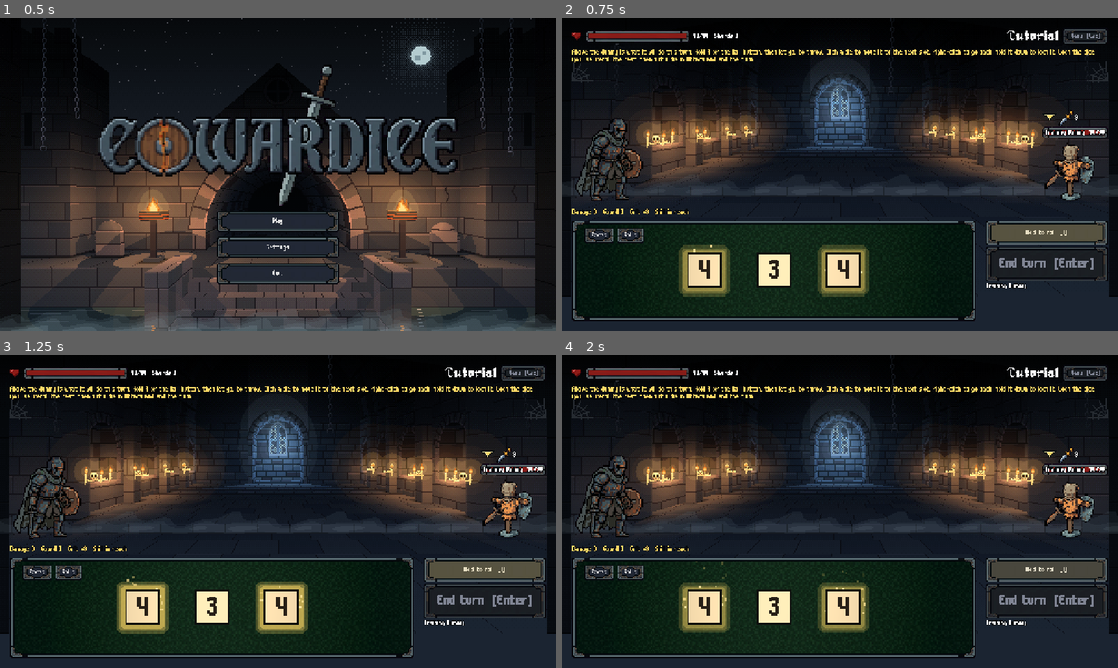
Above: before the commit, frames 1-4 (two rows, left to right).
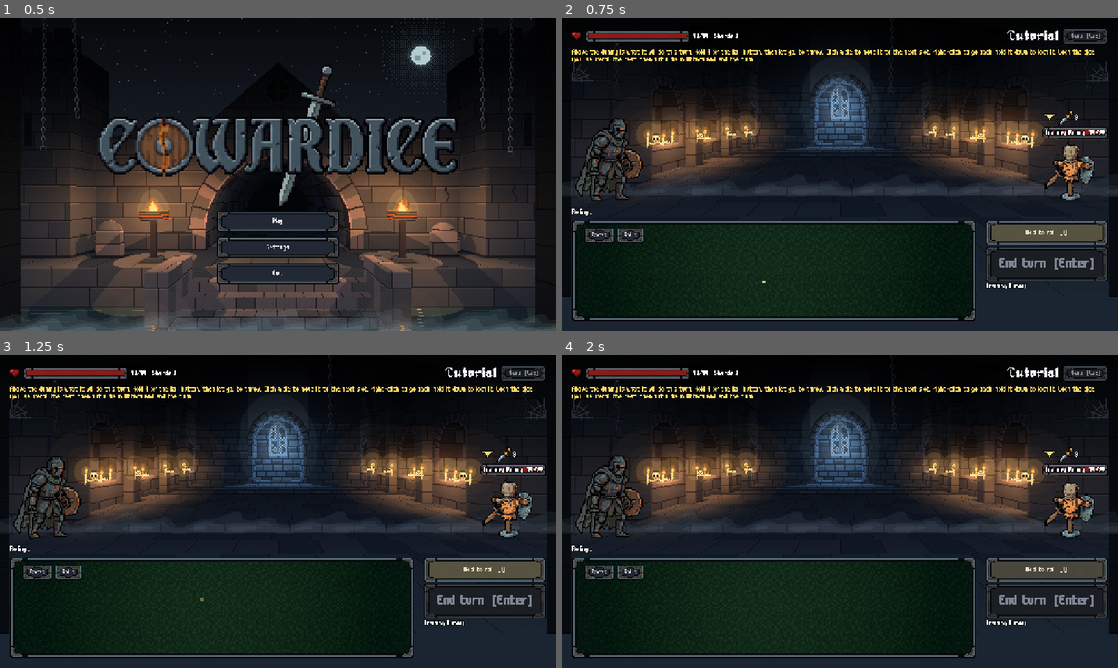
Above: after the commit, the same moments.

Repository: Xygnite/cowardice
Game: Godot game, scene res://main.tscn
Same seed, same stepped clock (60 frames per second), same inputs: the game is played once before the commit and once after it. Sound files missing from this copy of the repository are replaced by a short silence.
Inputs (mouse positions are in pixels of both pictures, inside the frame that each line leads up to):
- Up to frame 1 (0.5 s): no input
- Up to frame 2 (0.75 s): click "Play" at 0.5 s
- Up to frame 3 (1.25 s): no input
- Up to frame 4 (2 s): click (1073, 508) at 1.25 s

Frame 1 is identical in both runs. In frame 2, 3.6% of the frame differs, in the area x 1-56%, y 60-90%; in frame 3, 3.6%; in frame 4, 3.5%.

Commit message:
Dice stay in the hand until a turn's opening throw
The tray no longer shows last turn's dice, or the provisional roll and its
skill glow, while the throw waits on the Roll press. Rerolls are unchanged.
Relic tests read a belt slot's own id, not what a Mirror Shard copies.

Co-Authored-By: Claude Opus 5.5 <noreply@anthropic.com>

Diff:
--- a/scripts/combat_screen.gd
+++ b/scripts/combat_screen.gd
@@ -118,7 +118,7 @@
 	if combat.is_boss_fight():
 		_log("Something large stirs below.")
 	_refresh()
-	_roll_anim(range(combat.dice.size()), combat.rigged_turn())
+	_roll_anim(range(combat.dice.size()), combat.rigged_turn(), true)
 
 
 func _unhandled_input(event: InputEvent) -> void:
@@ -263,7 +263,7 @@
 		_end(true)
 	else:
 		combat.start_turn()
-		_roll_anim(range(combat.dice.size()).filter(func(i): return combat.dice[i].buried == 0), combat.rigged_turn())
+		_roll_anim(range(combat.dice.size()).filter(func(i): return combat.dice[i].buried == 0), combat.rigged_turn(), true)
 
 
 ## Plays one move of a rig from scenes/, then falls back to idle; await it to wait for the move to land.
@@ -676,8 +676,13 @@
 
 ## Throws the dice at `which` (indices); the faces they land on become their values. Until then the
 ## screen is busy, so nothing acts on Combat's provisional roll. `steer` lands them on that roll instead.
-func _roll_anim(which: Array, steer := false) -> void:
+## `stow` (a turn's opening throw) keeps them in the hand, off the felt, until the throw.
+func _roll_anim(which: Array, steer := false, stow := false) -> void:
 	busy = true
+	if stow:
+		rolling = which  # so the refresh shows "Rolling..." rather than the provisional roll's damage
+		tray.stow(which)
+		_refresh()
 	# No refresh while winding up: it would square the resting dice onto the provisional roll.
 	end_button.disabled = true
 	menu_button.disabled = true
--- a/scripts/dice_tray.gd
+++ b/scripts/dice_tray.gd
@@ -271,10 +271,18 @@
 		d.cube.position = Vector3.ZERO
 
 
-## Die i glows gold on the felt while `on`: it can help make a skill.
+## Die i glows gold on the felt while `on`: it can help make a skill. A die in the hand never glows.
 func glow(i: int, on: bool) -> void:
+	on = on and dice[i].body.visible
 	dice[i].halo.visible = on
 	dice[i].sparks.emitting = on
+
+
+## Takes the dice at `which` off the felt into the hand until throw() brings them back: not rolled yet.
+func stow(which: Array) -> void:
+	for i in which:
+		dice[i].body.hide()
+		glow(i, false)
 
 
 ## Throws the dice at `which` (indices) in from the left. Each lands on whatever face comes up, its
@@ -293,6 +301,7 @@
 	for n in which.size():
 		var d := dice[which[n]]
 		var body: RigidBody3D = d.body
+		body.show()
 		d.rolling = true
 		d.steer = steer
 		d.t = 0.0
--- a/tests/test_fight_flow.gd
+++ b/tests/test_fight_flow.gd
@@ -28,6 +28,7 @@
 	ChargeBar.auto = true  # nobody here to hold SPACE
 	await _map_moves()
 	await _fair_throws()
+	await _dice_in_hand()
 	await _gambler_throw()
 	await _play_events()
 	await _hulk_swap()
@@ -203,6 +204,44 @@
 	await process_frame
 
 
+## A turn's dice stay in the hand until its opening throw: none on the felt, none glowing, no damage
+## shown while the roll waits; a reroll's dice stay where they lie.
+func _dice_in_hand() -> void:
+	var errors_before := errors.count
+	var game: Node = await _new_game()
+	ChargeBar.auto = false
+	game.combat.start_group(["skeleton"])
+	game._show_fight(game._on_fight_finished)
+	var screen: CombatScreen = game.screen
+	await process_frame
+	var shown := func(): return range(3).filter(func(i): return screen.tray.dice[i].body.visible or screen.tray.dice[i].halo.visible)
+	check(shown.call().is_empty() and screen.summary_label.text == "Rolling...", "the fight opens with the dice in hand (showing %s)" % [shown.call()])
+	screen.charge.press(true)
+	screen.charge.press(false)
+	while screen.busy:
+		await process_frame
+	check(range(3).all(func(i): return screen.tray.dice[i].body.visible), "the opening throw puts every die on the felt")
+	screen._on_roll_key(true)  # a reroll winds up from the dice where they lie
+	await process_frame
+	check(range(3).all(func(i): return screen.tray.dice[i].body.visible), "a reroll waiting on the press leaves the dice in view")
+	screen.charge.press(false)
+	while screen.busy:
+		await process_frame
+	screen.combat.enemies[0].hp = 999  # survives the turn so the next one opens
+	screen._on_end_turn()
+	while screen.combat.turn == 0 or not screen.charge.waiting:
+		await process_frame
+	check(shown.call().is_empty(), "the next turn's dice are back in hand until thrown (showing %s)" % [shown.call()])
+	screen.charge.press(true)
+	screen.charge.press(false)
+	while screen.busy:
+		await process_frame
+	ChargeBar.auto = true
+	check(errors.count == errors_before, "dice in hand run with no errors (got %d)" % (errors.count - errors_before))
+	game.queue_free()
+	await process_frame
+
+
 ## The gambler's throw: the totals it pays on are the faces drawn on top, the skull's three dice included.
 func _gambler_throw() -> void:
 	var errors_before := errors.count
@@ -322,7 +361,7 @@
 		_takes(game.screen)[1].pressed.emit()
 		_agree(game)
 		await process_frame
-		check(game.combat.relics.size() == 1 and game.combat.relic_id(0) == id, "Take puts the relic on the belt")
+		check(game.combat.relics.size() == 1 and game.combat.relics[0].id == id, "Take puts the relic on the belt")
 		check(game.screen is MapScreen and game.layer == 1, "then the map's next column")
 	game.queue_free()
 	game = await _won_fight()
@@ -344,7 +383,7 @@
 		pick._show_belt()  # redraw the belt with the relics just added
 		check(pick.find_children("*", "Button", true, false).filter(func(b): return b.text == "<").size() == 4, "every belt relic but the first has a move-left button")
 		pick.find_children("*", "Button", true, false).filter(func(b): return b.text == "<")[0].pressed.emit()
-		check(game.combat.relic_id(0) == fill[1] and game.combat.relic_id(1) == fill[0], "◀ moves a belt relic left")
+		check(game.combat.relics[0].id == fill[1] and game.combat.relics[1].id == fill[0], "◀ moves a belt relic left")
 		var id: String = pick.choices[0]
 		_takes(pick)[0].pressed.emit()
 		check(_overlays(game, "ConfirmPanel").is_empty(), "on a full belt Take first asks which relic to break")
@@ -354,7 +393,7 @@
 			breaks[0].pressed.emit()
 			_agree(game)
 			await process_frame
-		check(game.combat.relic_id(0) == id and game.combat.relics.size() == Combat.BELT_SIZE, "the new relic takes the broken one's slot")
+		check(game.combat.relics[0].id == id and game.combat.relics.size() == Combat.BELT_SIZE, "the new relic takes the broken one's slot")
 		check(game.combat.shards == shards + Combat.BREAK_SHARDS, "breaking pays %d Shards" % Combat.BREAK_SHARDS)
 		check(game.screen is MapScreen, "then the map")
 	game.queue_free()
@@ -459,7 +498,7 @@
 		_takes(game.screen)[0].pressed.emit()
 		_agree(game)
 		await process_frame
-		check(game.combat.relic_id(0) == first, "the rare taken is on the belt")
+		check(game.combat.relics[0].id == first, "the rare taken is on the belt")
 	check(game.screen is MapScreen and game.screen.title == "The Hollow Mine" and game.floor_id == "mine", "the camp starts a run in the Mine")
 	check(game.combat.bonus_perk == "" and game.rooms_before == 0, "a Mine start has no bonus perk")
 	game.combat.start_group(["miner"])
